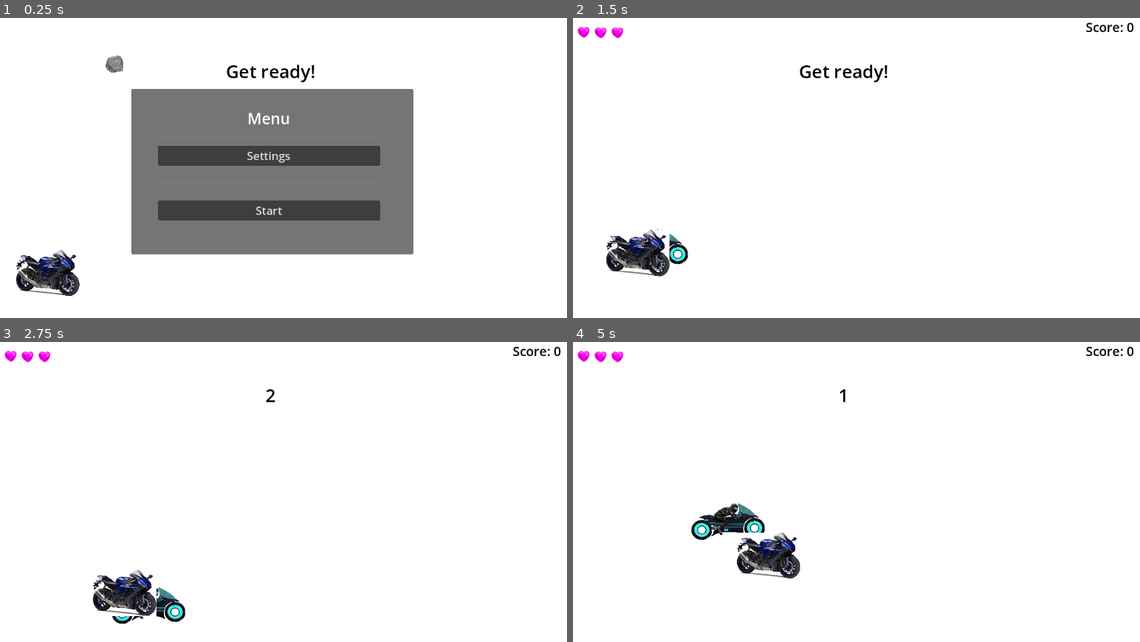
Above: before the commit, frames 1-4 (two rows, left to right).
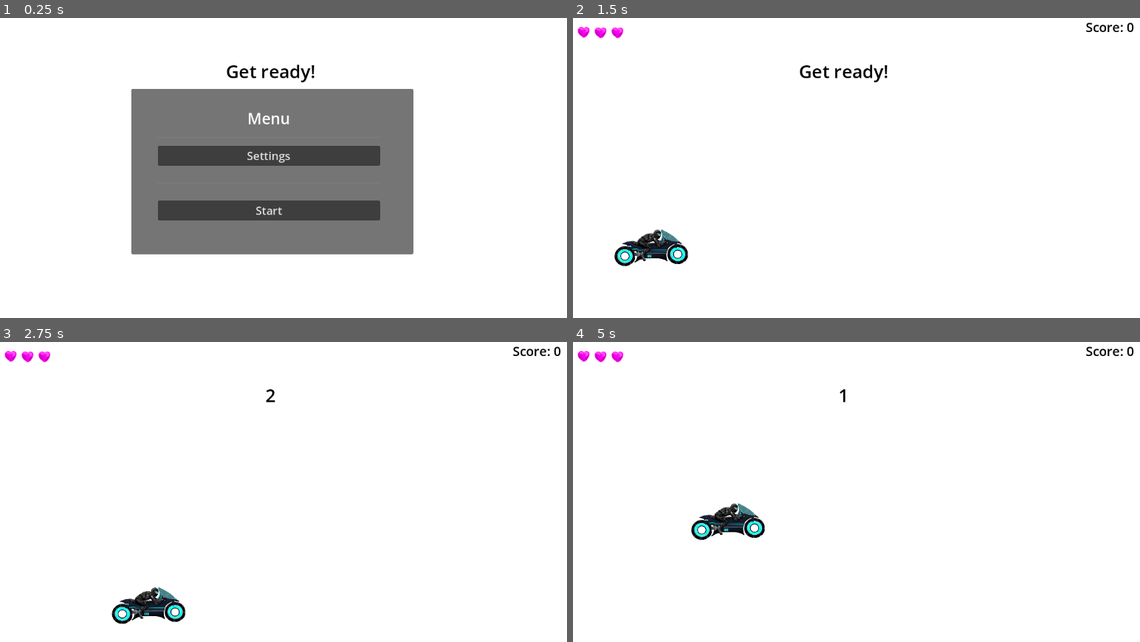
Above: after the commit, the same moments.

Repository: zino212/godot-game-creation
Game: Godot game, scene res://main.tscn
Same seed, same stepped clock (60 frames per second), same inputs: the game is played once before the commit and once after it.
Inputs:
- Up to frame 1 (0.25 s): no input
- Up to frame 2 (1.5 s): click "Start" at 0.5 s; tap Enter at 1.25 s; hold Right (move_right) from 1.28 s (still down)
- Up to frame 3 (2.75 s): release Right (move_right) at 2.03 s; hold Down (move_down) from 2.03 s (still down)
- Up to frame 4 (5 s): release Down (move_down) at 2.78 s; hold Right (move_right) 2.78-3.53 s; hold Up (move_up) 3.53-4.28 s; hold Left (move_left) from 4.28 s (still down)

The runs differ from the first frame. In frame 1, 1.4% of the frame differs, in the area x 2-22%, y 12-93%; in frame 2, 1.2%; in frame 3, 1.3%; in frame 4, 1.3%.

Commit message:
Increase difficulty

Diff:
--- a/Player.gd
+++ b/Player.gd
@@ -23,6 +23,8 @@
 	if hp <= 0.0:
 		emit_signal("killed")
 
+
+
 # Called when the node enters the scene tree for the first time.
 func _ready():
 	screen_size = get_viewport_rect().size
@@ -44,5 +46,6 @@
 
 	position.y = clamp(position.y, screen_size.y/2, screen_size.y - 100)
 
-func _on_body_entered(__body):
+func _on_body_entered(body):
+	body.hide()
 	hit.emit()
--- a/main.gd
+++ b/main.gd
@@ -4,24 +4,39 @@
 var score
 var lives
 
+var obs_velocity
+
 func _ready():
 	pass
 
 func _process(_delta):
-	if ($StartTimer.time_left <= 4) and not ($StartTimer.time_left < 1):
-		$HUD.show_message(str(int($StartTimer.time_left)))
-	elif ($StartTimer.time_left < 1) and not ($ScoreTimer.is_stopped()):
-		$HUD.show_message("")
+	show_timer()
+	increase_difficulty()
 
 func new_game():
 	score = 0
 	lives = 3
+	obs_velocity = 150.0
+	$ObstacleTimer.wait_time = 3
+
 	get_tree().call_group("obstacles", "queue_free")
 	$HUD.update_score(score)
 	$HUD.update_lives(lives)
 	$HUD.show_message("Get ready!")
 	$Player.show()
 	$StartTimer.start()
+
+func increase_difficulty():
+	if (score >= 9) and ((score % 10) == 0):
+		obs_velocity += 1.0
+		if $ObstacleTimer.wait_time > 1:
+			$ObstacleTimer.wait_time -= 0.2
+
+func show_timer():
+	if ($StartTimer.time_left <= 4) and not ($StartTimer.time_left < 1):
+		$HUD.show_message(str(int($StartTimer.time_left)))
+	elif ($StartTimer.time_left < 1) and not ($ScoreTimer.is_stopped()):
+		$HUD.show_message("")
 
 
 func _on_obstacle_timer_timeout():
@@ -40,7 +55,7 @@
 
 	obstacle.rotation = direction
 
-	var velocity = Vector2(150.0, 0.0)
+	var velocity = Vector2(obs_velocity, 0.0)
 	obstacle.linear_velocity = velocity.rotated(direction)
 
 	add_child(obstacle)
@@ -57,6 +72,7 @@
 
 
 func _on_player_hit():
+	blink_player()
 	check_for_lives()
 
 func check_for_lives():
@@ -65,6 +81,9 @@
 	if lives == 0:
 		game_over()
 
+func blink_player():
+	$Player.take_damage(1)
+
 func game_over():
 	$ScoreTimer.stop()
 	$ObstacleTimer.stop()
--- a/main.tscn
+++ b/main.tscn
@@ -1,14 +1,13 @@
-[gd_scene load_steps=7 format=3 uid="uid://bfrdw5t6y3i42"]
+[gd_scene load_steps=6 format=3 uid="uid://bfrdw5t6y3i42"]
 
 [ext_resource type="PackedScene" uid="uid://dv0p0cj8x48h3" path="res://Player.tscn" id="1_aso1r"]
 [ext_resource type="Script" path="res://main.gd" id="1_e05ru"]
 [ext_resource type="PackedScene" uid="uid://d1al14o0ndgh4" path="res://enemy.tscn" id="2_7x332"]
-[ext_resource type="PackedScene" uid="uid://cvkqywnnb18xr" path="res://obstacle.tscn" id="2_j0mih"]
 [ext_resource type="PackedScene" uid="uid://bl7ovft0dcrrw" path="res://hud.tscn" id="3_d3w67"]
 
 [sub_resource type="Curve2D" id="Curve2D_lkqsk"]
 _data = {
-"points": PackedVector2Array(0, 0, 0, 0, 1152, 320, 0, 0, 0, 0, 1152, 648)
+"points": PackedVector2Array(0, 0, 0, 0, 1152, 352, 0, 0, 0, 0, 1152, 576)
 }
 point_count = 2
 
@@ -33,9 +32,7 @@
 [node name="ScoreTimer" type="Timer" parent="."]
 
 [node name="Enemy" parent="." instance=ExtResource("2_7x332")]
-
-[node name="Obstacle" parent="." instance=ExtResource("2_j0mih")]
-position = Vector2(268, 114)
+visible = false
 
 [node name="HUD" parent="." instance=ExtResource("3_d3w67")]
 visible = false
@@ -47,7 +44,7 @@
 curve = SubResource("Curve2D_lkqsk")
 
 [node name="ObstacleSpawnLocation" type="PathFollow2D" parent="ObstaclePath"]
-position = Vector2(1152, 320)
+position = Vector2(1152, 352)
 rotation = 1.5708
 
 [connection signal="hit" from="Player" to="." method="_on_player_hit"]
